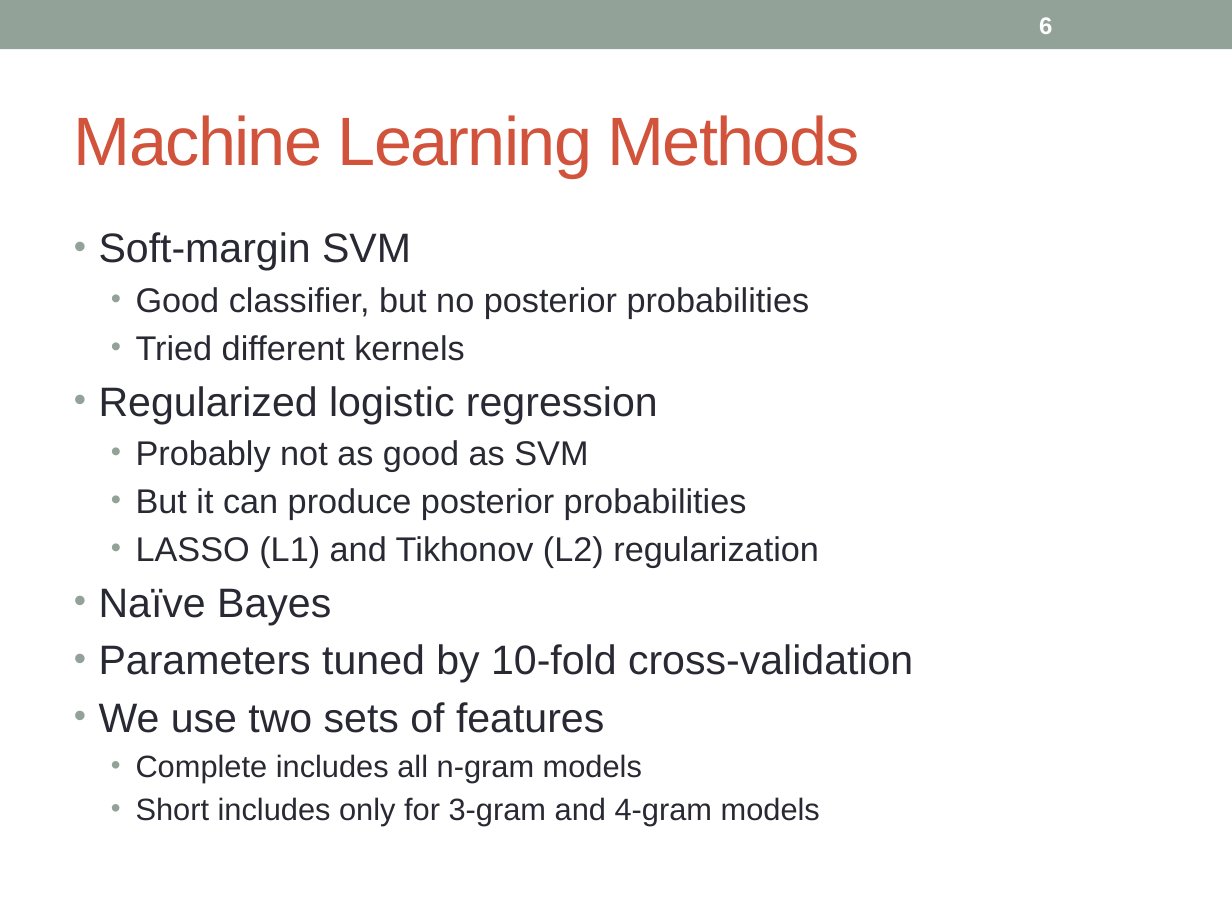
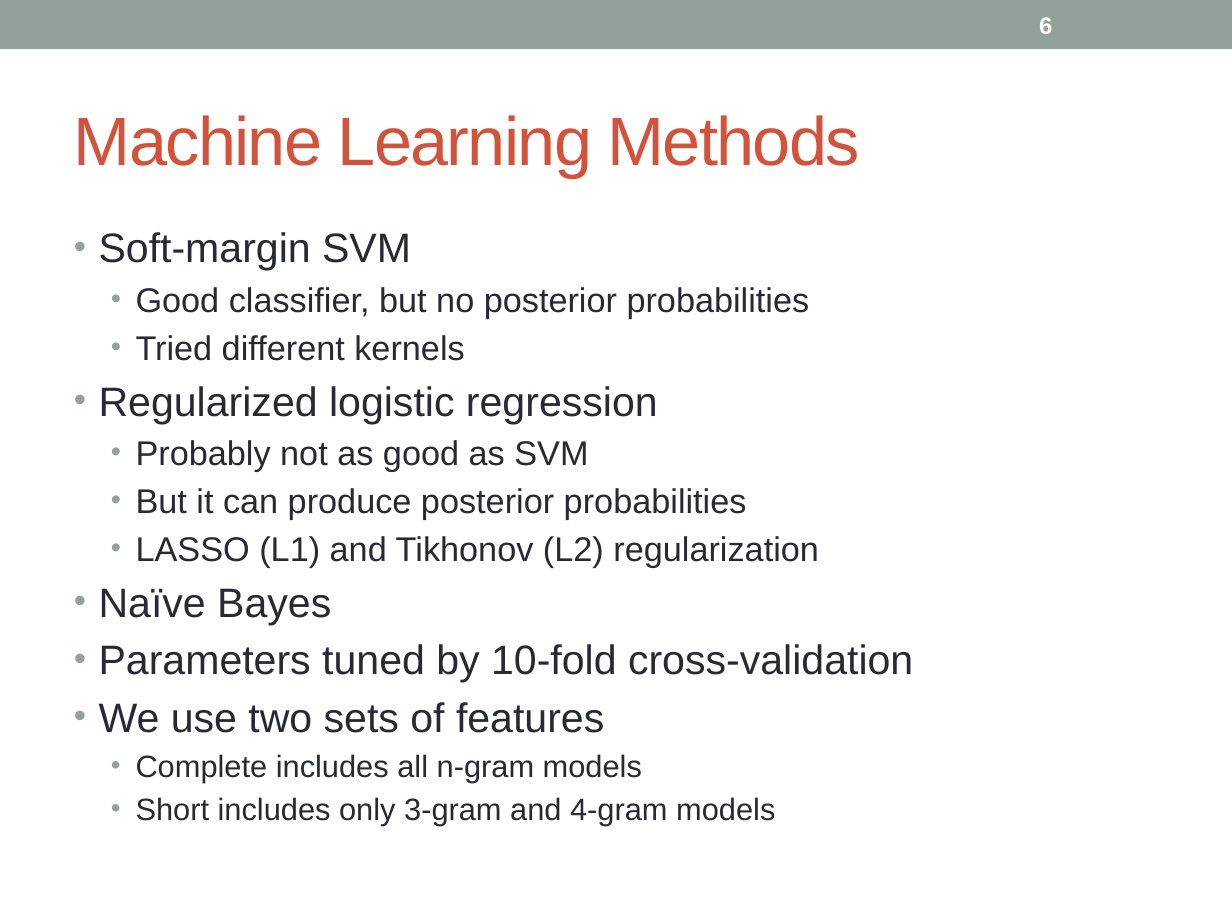
Before and after one commit to hunterhector/LangStats12Spring, a slide deck: slide 6 of Slides/11761-slides.pptx. Drawn at 1232x924 pixels with LibreOffice and Linux fonts; fonts in the diff are those of the drawing. Boxes give left, top, right and bottom in pixels: in the first picture for what was removed or moved away, otherwise in the second. Text is boxed around its words. In the diff, an @@ line names an element or a change of style, - is before the commit and + after.

```diff
--- a/Slides/11761-slides.pptx
+++ b/Slides/11761-slides.pptx
@@ text at (136, 797, 775, 826): text changed @@
-    • Short includes only for 3-gram and 4-gram models
+    • Short includes only 3-gram and 4-gram models
```
Also in this commit, not shown: 8 other slides changed, 3 other files.
